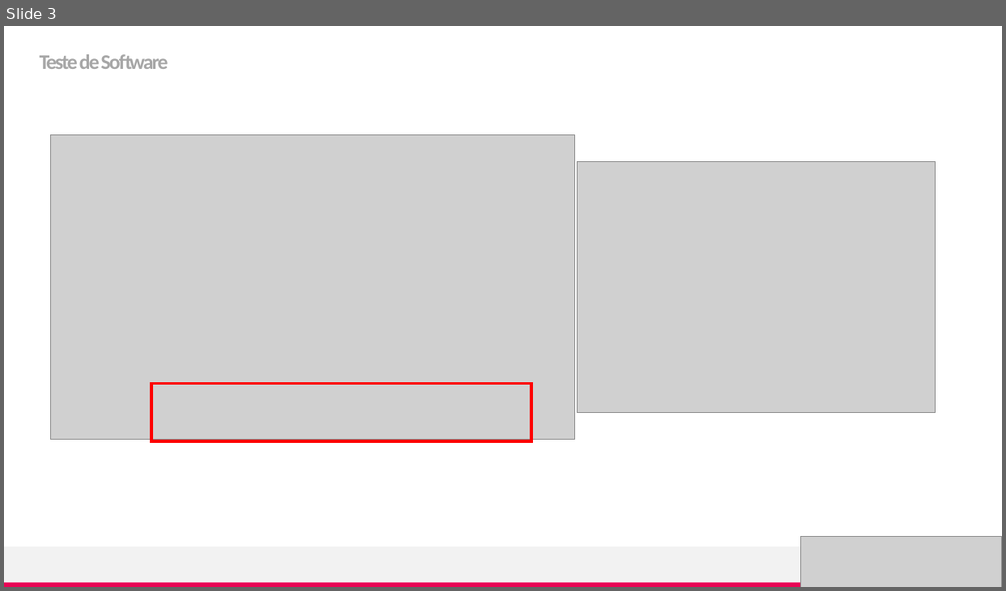
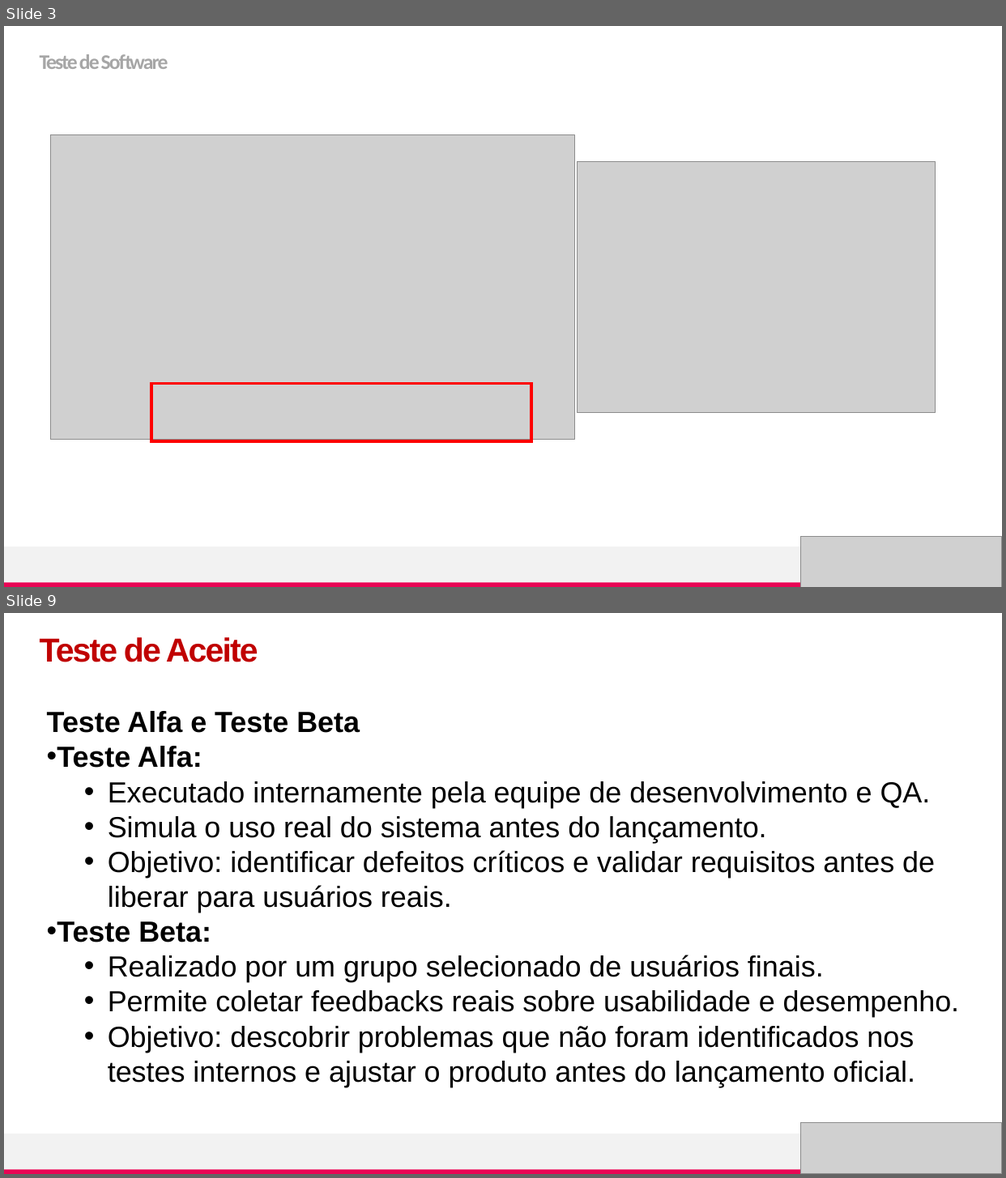
Before and after one commit to nandafretes/TSOFT, a slide deck: [TSOF] - Aula5_TesteAceite.pptx. Shown one above the other, each under a label of ours: slide 3 before the commit, slides 3 and 9 after it; the slides between them are not shown. The pictures are 1006x591 and 1006x1178 pixels, drawn with LibreOffice and Linux fonts; fonts in the diff are those of the drawing; grey boxes stand for pictures. Boxes give left, top, right and bottom in pixels: in the first picture for what was removed or moved away, otherwise in the second. Text is boxed around its words. In the diff, an @@ line names an element or a change of style, - is before the commit and + after.

```diff
--- a/[TSOF] - Aula5_TesteAceite.pptx
+++ b/[TSOF] - Aula5_TesteAceite.pptx
@@ slide 9 added at (x1=4, y1=613, x2=1002, y2=1174), background #FFFFFF; not listed: 5 template elements that a slide beside it also shows @@
@@ text added at (x1=40, y1=637, x2=258, y2=662), 32 pt, text #C00000, bold @@
+Teste de Aceite
@@ text added at (x1=47, y1=711, x2=960, y2=1088), 28 pt, text #000000 @@
+Teste Alfa e Teste Beta
+• Teste Alfa:
+  • Executado internamente pela equipe de desenvolvimento e QA.
+  • Simula o uso real do sistema antes do lançamento.
+  • Objetivo: identificar defeitos críticos e validar requisitos antes de liberar para usuários reais.
+• Teste Beta:
+  • Realizado por um grupo selecionado de usuários finais.
+  • Permite coletar feedbacks reais sobre usabilidade e desempenho.
+  • Objetivo: descobrir problemas que não foram identificados nos testes internos e ajustar o produto antes do lançamento oficial.
@@ picture added at (x1=800, y1=1123, x2=1002, y2=1174) @@
```
Also in this commit, not shown: 6 slides changed, 3 other slides added, 6 slides removed, 4 other files.
